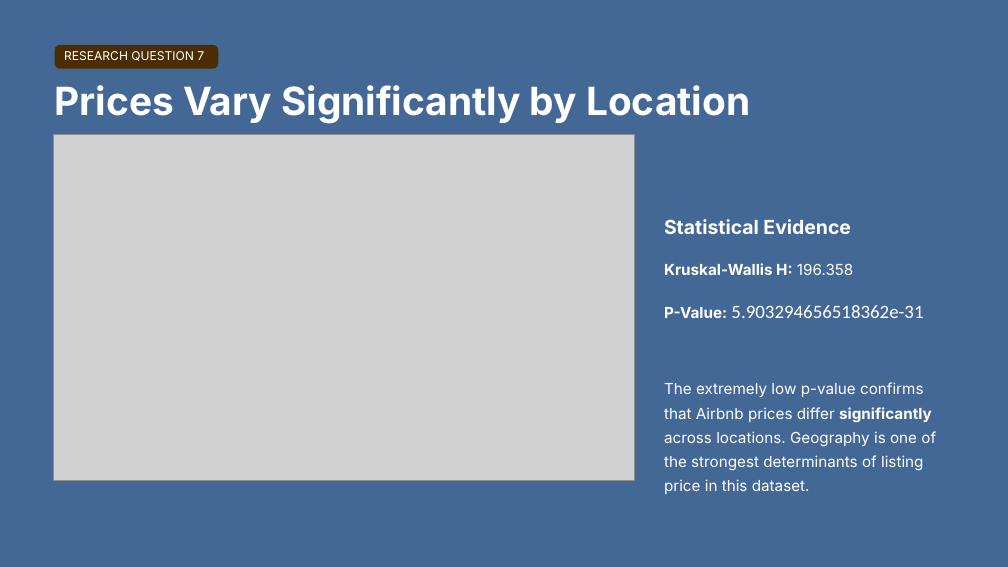
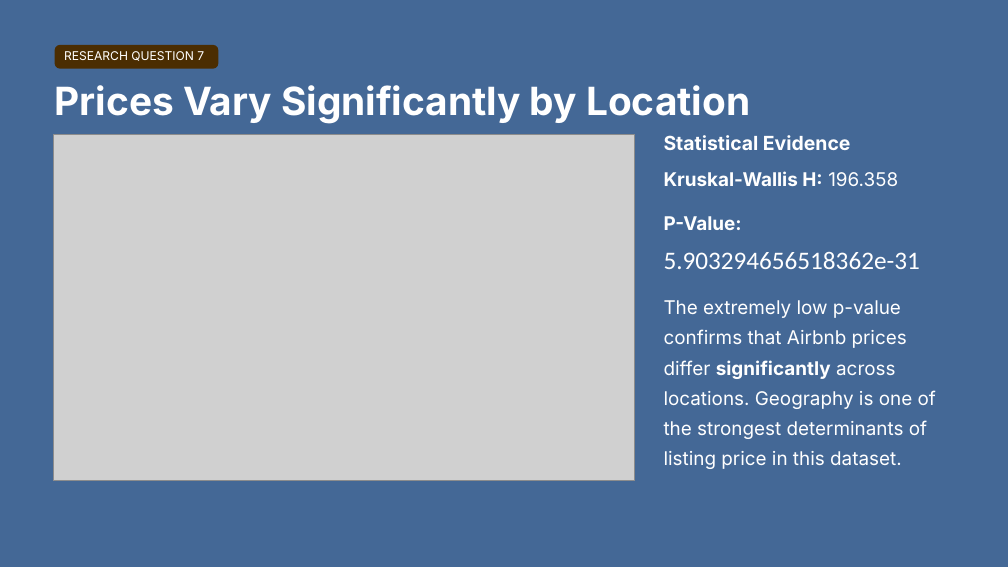
Before and after one commit to jannoelvero/first_project, a slide deck: slide 14 of slides/project_presentation.pptx. Drawn at 1008x567 pixels with LibreOffice and Linux fonts; fonts in the diff are those of the drawing; grey boxes stand for pictures; background and template pictures are left out. Boxes give left, top, right and bottom in pixels: in the first picture for what was removed or moved away, otherwise in the second. Text is boxed around its words. In the diff, an @@ line names an element or a change of style, - is before the commit and + after.

```diff
--- a/slides/project_presentation.pptx
+++ b/slides/project_presentation.pptx
@@ text "Statistical Evidence": place and size @@
-text "Statistical Evidence" at [664,219,851,234]
+text "Statistical Evidence" at [664,135,851,150]
@@ text "Kruskal-Wallis H: 196.358": place and size @@
-text "Kruskal-Wallis H: 196.358" at [664,263,936,494]
+text "Kruskal-Wallis H: 196.358" at [664,171,936,469]
@@ text "Kruskal-Wallis H: 196.358" at [664,171,936,469]: size 14.5 to 18 pt in "Kruskal-Wallis H: 196.358", "P-Value:", "The extremely low p-value confirms that Airbnb ..."; size 18 to 24 pt in "5.903294656518362e-31" @@
```
Also in this commit, not shown: 13 other slides changed, 1 slide added.
